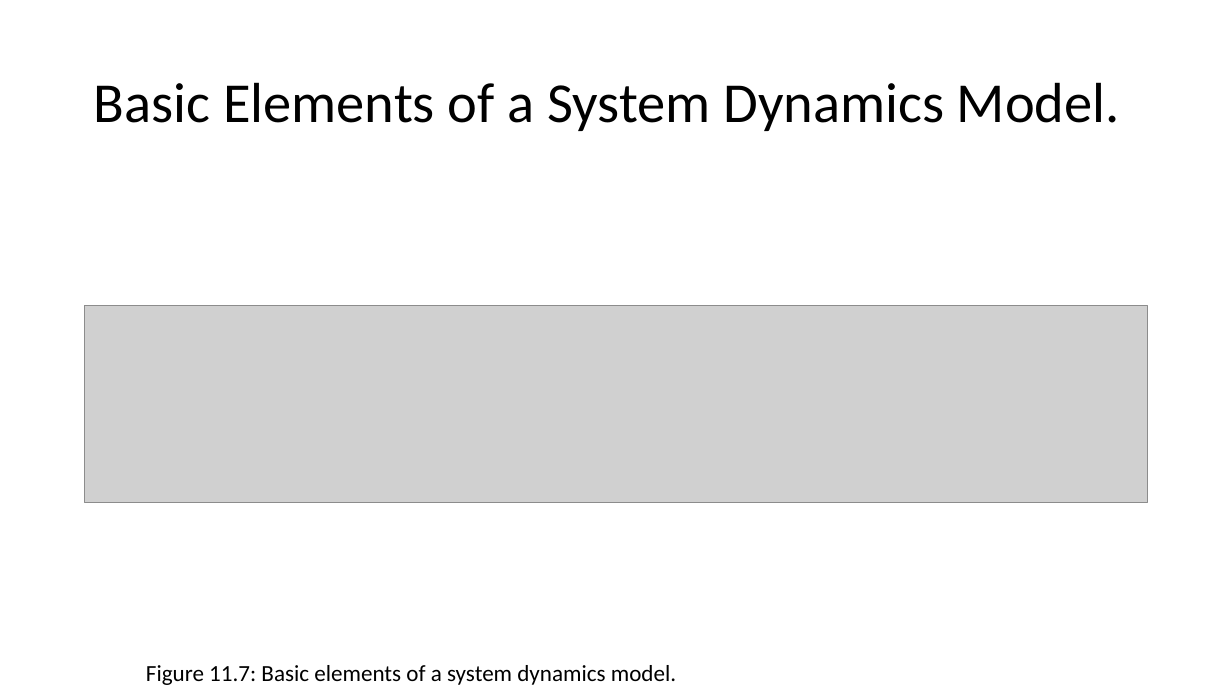
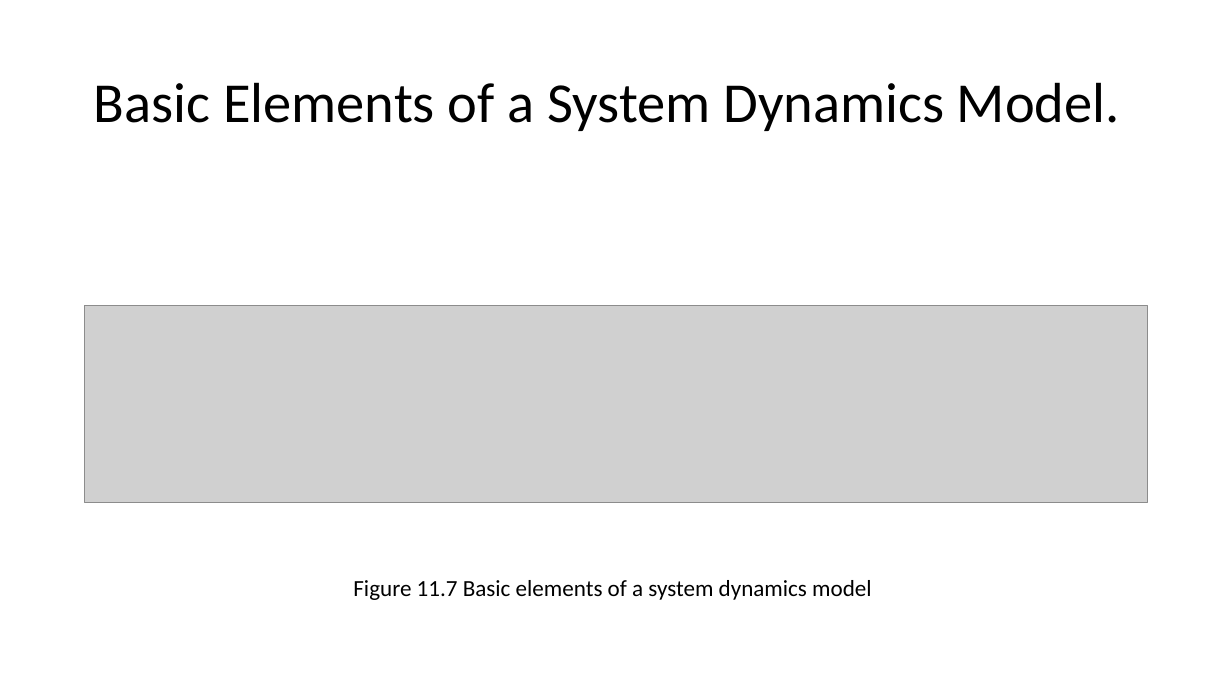
Before and after one commit to abmgis/abmgis, a slide deck: slide 18 of Chapter11-AlternativeModellingApproaches/Chapter11.pptx (slide 16 before the commit). Drawn at 1232x693 pixels with LibreOffice and Linux fonts; fonts in the diff are those of the drawing; grey boxes stand for pictures. Boxes give left, top, right and bottom in pixels: in the first picture for what was removed or moved away, otherwise in the second. Text is boxed around its words. In the diff, an @@ line names an element or a change of style, - is before the commit and + after.

```diff
--- a/Chapter11-AlternativeModellingApproaches/Chapter11.pptx
+++ b/Chapter11-AlternativeModellingApproaches/Chapter11.pptx
@@ text at (x1=353, y1=580, x2=871, y2=600): text changed @@
-Figure 11.7: Basic elements of a system dynamics model.
+Figure 11.7 Basic elements of a system dynamics model
```
Also in this commit, not shown: 10 other slides changed, 5 slides added, 2 slides removed.
